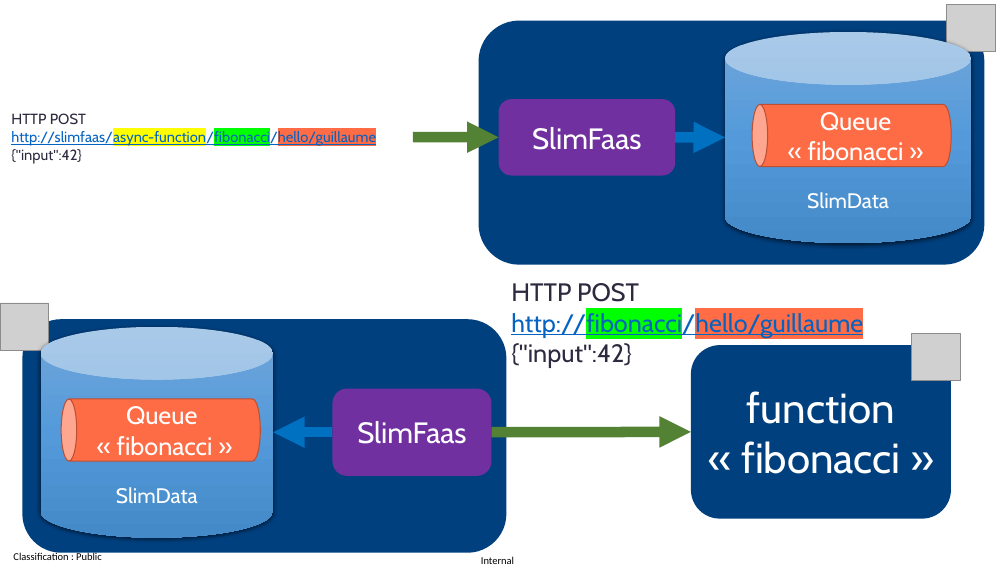
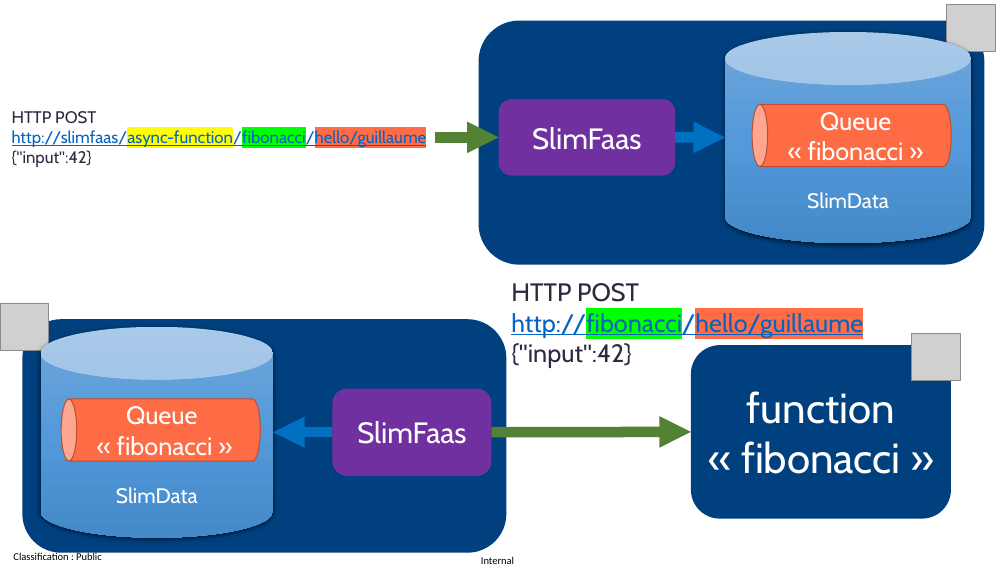
Before and after one commit to AxaFrance/SlimFaas, a slide deck: slide 2 of documentation/slimfaas.pptx. Drawn at 1008x567 pixels with LibreOffice and Linux fonts; fonts in the diff are those of the drawing; grey boxes stand for pictures. Boxes give left, top, right and bottom in pixels: in the first picture for what was removed or moved away, otherwise in the second. Text is boxed around its words. In the diff, an @@ line names an element or a change of style, - is before the commit and + after.

```diff
--- a/documentation/slimfaas.pptx
+++ b/documentation/slimfaas.pptx
@@ text "HTTP POST" at (12,111,427,167): size 14 to 16 pt @@
@@ arrow moved from (413, 137) - (499, 138) to (435, 138) - (499, 138) @@
```
Also in this commit, not shown: 2 other slides changed, 8 other files.
